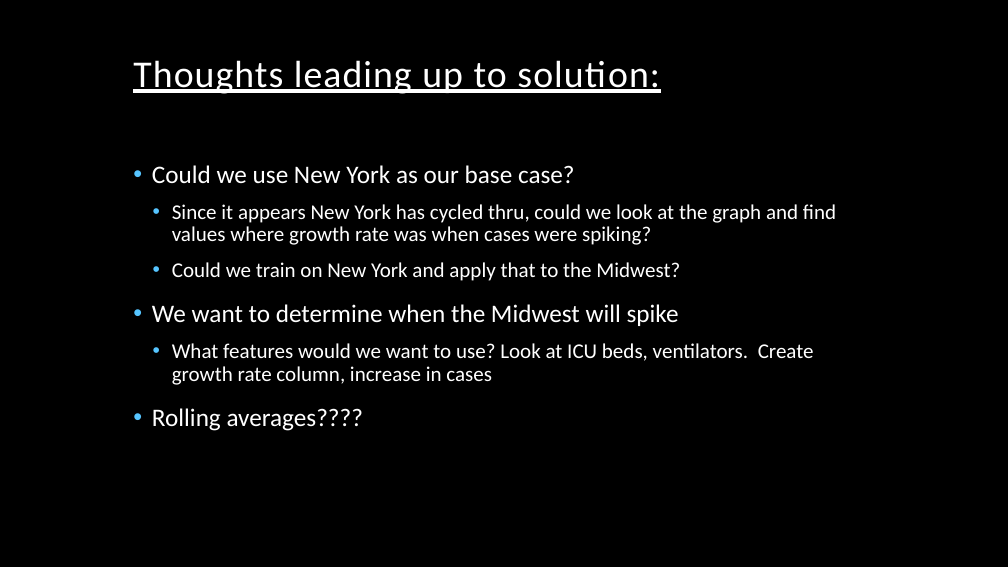
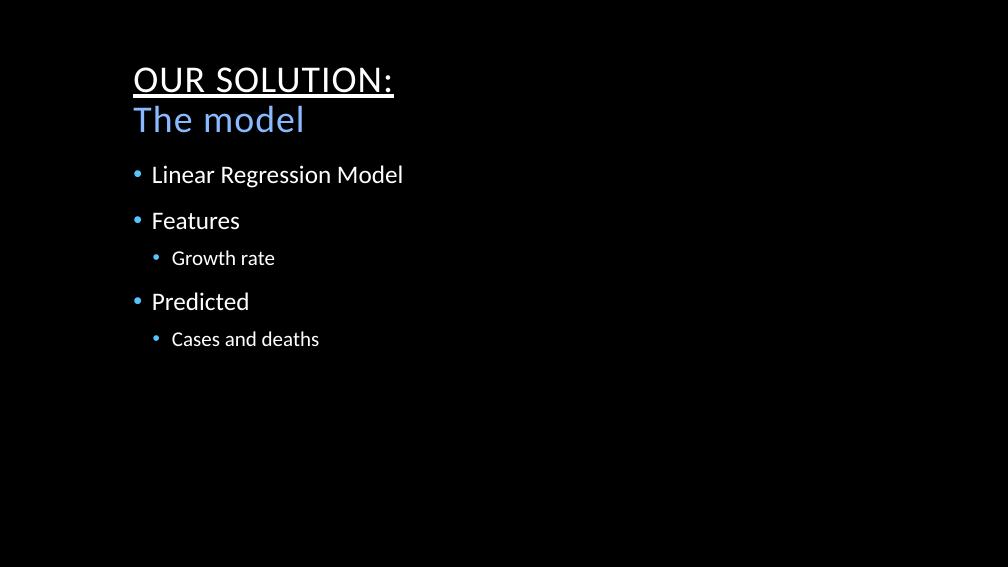
Before and after one commit to searanch/Covid-19-Hackathon, a slide deck: slide 5 of CovidHackathonPowerPoint.pptx (slide 4 before the commit). Drawn at 1008x567 pixels with LibreOffice and Linux fonts; fonts in the diff are those of the drawing; background and template pictures are left out. Boxes give left, top, right and bottom in pixels: in the first picture for what was removed or moved away, otherwise in the second. Text is boxed around its words. In the diff, an @@ line names an element or a change of style, - is before the commit and + after.

```diff
--- a/CovidHackathonPowerPoint.pptx
+++ b/CovidHackathonPowerPoint.pptx
@@ title at [133,67,393,133]: text changed @@
-Thoughts leading up to solution:
+OUR SOLUTION:
+The model
@@ text at [152,165,403,346]: text changed; size 20 to 24 pt @@
-• Could we use New York as our base case?
-  • Since it appears New York has cycled thru, could we look at the graph and find values where growth rate was when cases were spiking?
-  • Could we train on New York and apply that to the Midwest?
-• We want to determine when the Midwest will spike
-  • What features would we want to use? Look at ICU beds, ventilators. Create growth rate column, increase in cases
-• Rolling averages????
+• Linear Regression Model
+• Features
+  • Growth rate
+• Predicted
+  • Cases and deaths
```
Also in this commit, not shown: 3 other slides changed, 3 slides added, 9 slides removed, 1 other file.
